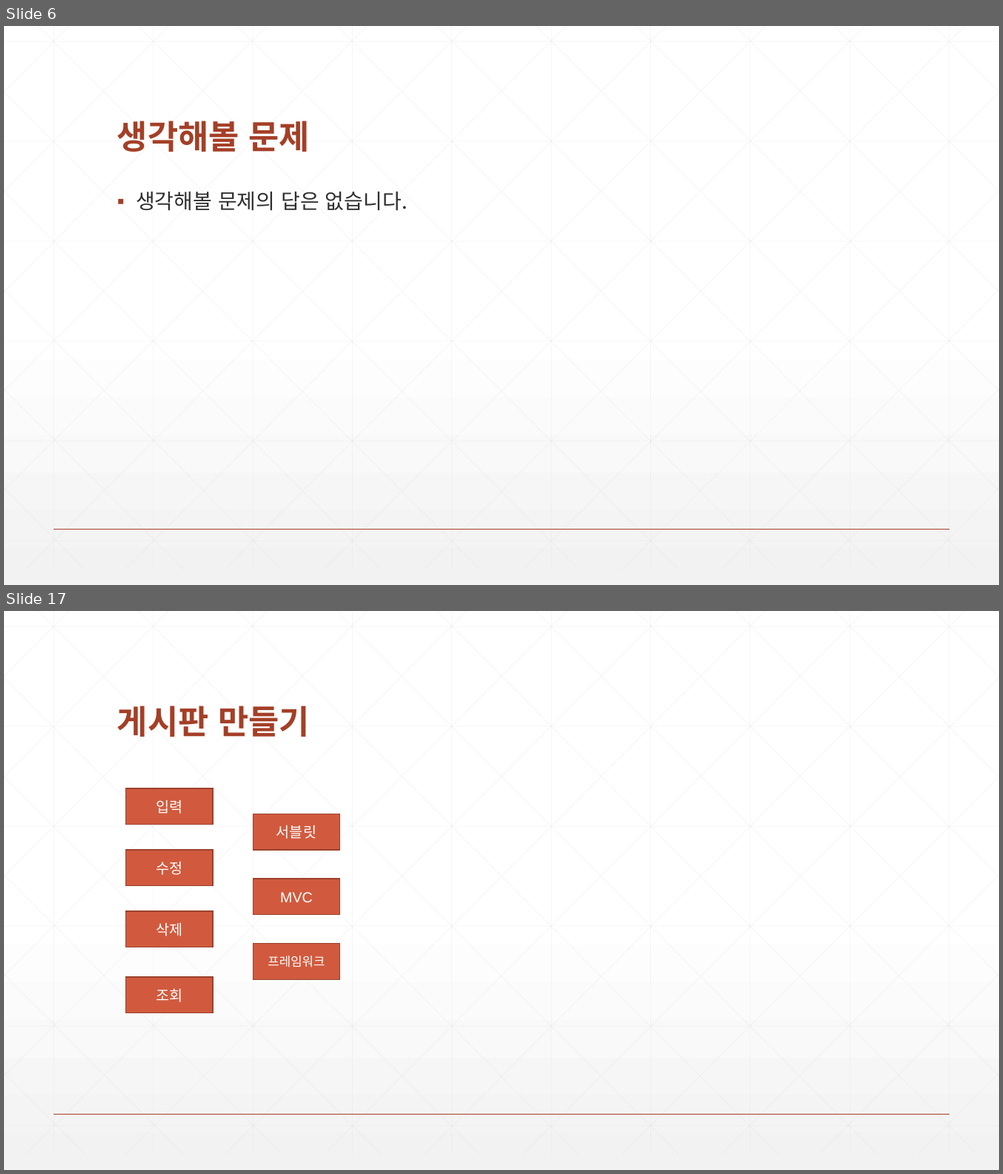
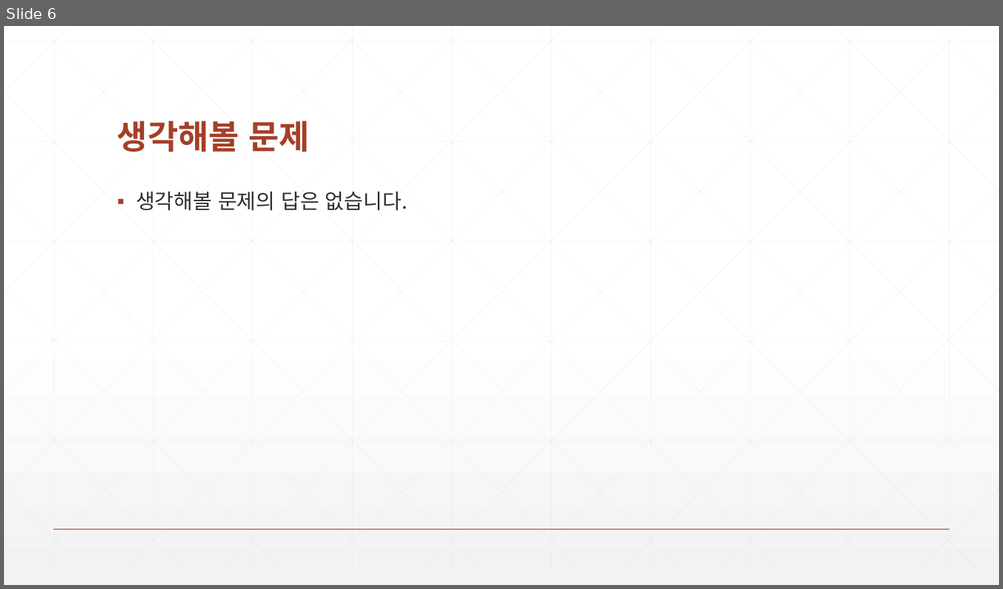
Before and after one commit to zeroshift01/code5, a slide deck: inflearn01/doc/교재_개정내용.pptx. Shown one above the other, each under a label of ours: slides 6 and 17 before the commit, slide 6 after it; the slides between them are not shown. The pictures are 1003x1174 and 1003x589 pixels, drawn with LibreOffice and Linux fonts; fonts in the diff are those of the drawing. Boxes give left, top, right and bottom in pixels: in the first picture for what was removed or moved away, otherwise in the second. Text is boxed around its words. In the diff, an @@ line names an element or a change of style, - is before the commit and + after.

```diff
--- a/inflearn01/doc/교재_개정내용.pptx
+++ b/inflearn01/doc/교재_개정내용.pptx
@@ slide 17 removed at (4,611,999,1170), background gradient #FFFFFF to #F2F2F2; not listed: 47 template elements that a slide beside it also shows @@
@@ title removed at (117,706,310,737) @@
-게시판 만들기
@@ rectangle removed at (125,789,213,824) @@
-입력
@@ rectangle removed at (253,814,341,850) @@
-서블릿
@@ rectangle removed at (125,850,213,886) @@
-수정
@@ rectangle removed at (253,879,341,914) @@
-MVC
@@ rectangle removed at (125,911,213,948) @@
-삭제
@@ rectangle removed at (253,944,341,980) @@
-프레임워크
@@ rectangle removed at (125,977,213,1013) @@
-조회
```
Also in this commit, not shown: 12 other slides removed, 22 other files.
